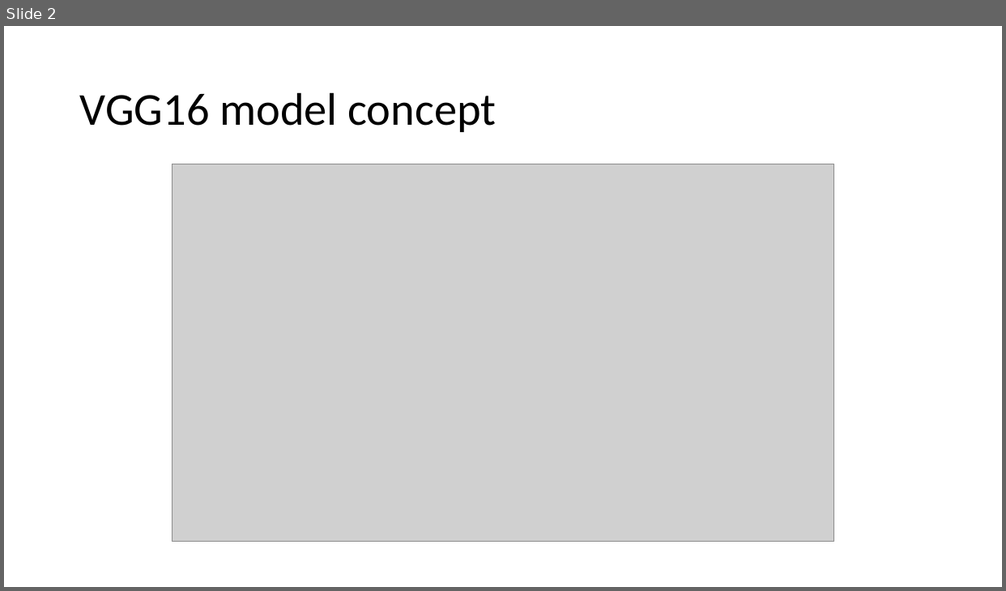
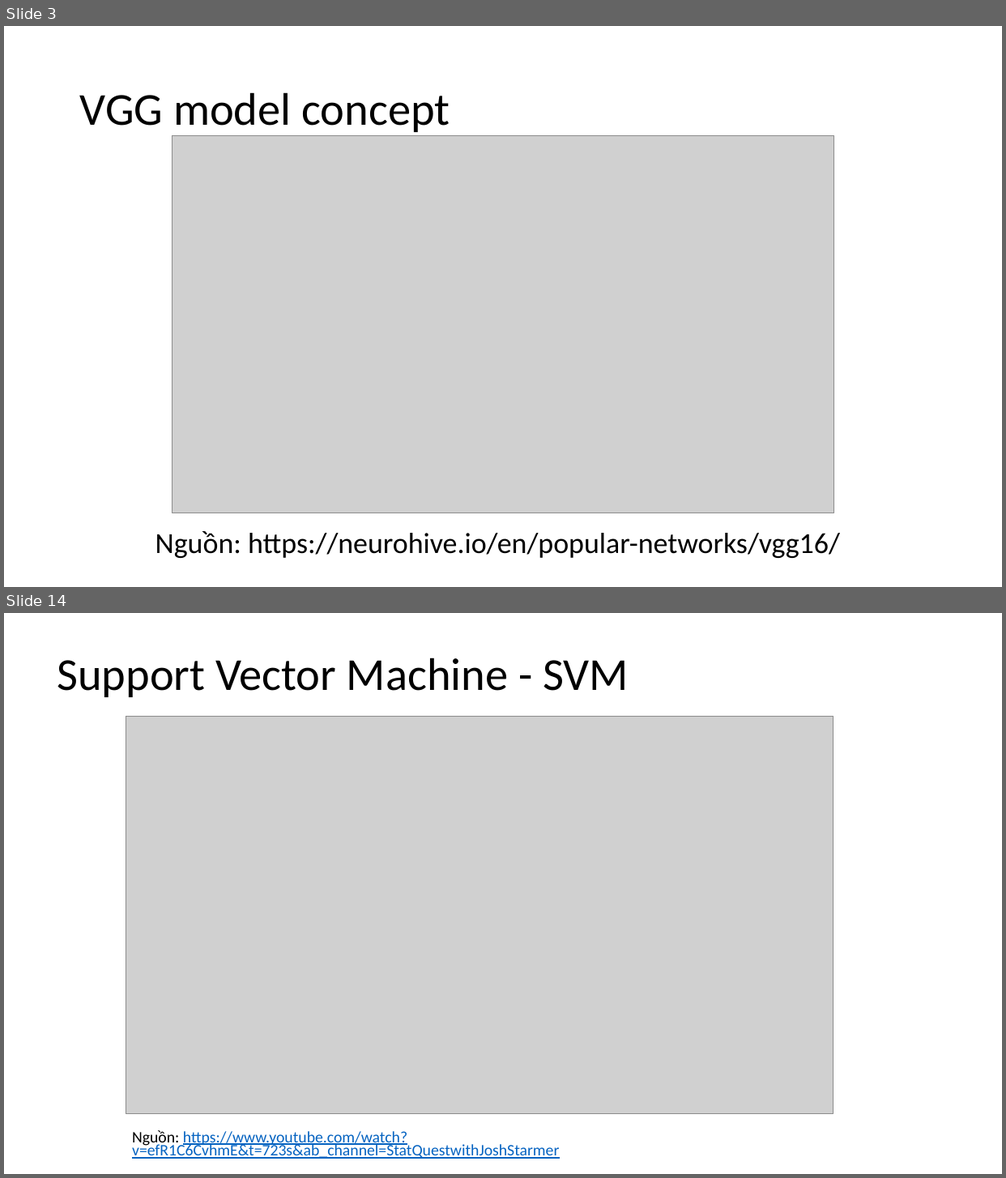
Before and after one commit to nguyenduyhanlam/Computer_vision, a slide deck: Face Recognition Algorithm Based on VGG Network Model.pptx. Shown one above the other, each under a label of ours: slide 2 before the commit, slides 3 and 14 after it; the slides between them are not shown. The pictures are 1006x591 and 1006x1178 pixels, drawn with LibreOffice and Linux fonts; fonts in the diff are those of the drawing; grey boxes stand for pictures. Boxes give left, top, right and bottom in pixels: in the first picture for what was removed or moved away, otherwise in the second. Text is boxed around its words. In the diff, an @@ line names an element or a change of style, - is before the commit and + after.

```diff
--- a/Face Recognition Algorithm Based on VGG Network Model.pptx
+++ b/Face Recognition Algorithm Based on VGG Network Model.pptx
@@ slide 14 added at bbox=[4, 613, 1002, 1174], background #FFFFFF @@
@@ title added at bbox=[57, 658, 629, 697], 44 pt, text #000000 @@
+Support Vector Machine - SVM
@@ picture added at bbox=[126, 717, 833, 1114] @@
@@ text added at bbox=[132, 1131, 559, 1159], 15.4 pt, text #0563C1, underline @@
+Nguồn: https://www.youtube.com/watch?v=efR1C6CvhmE&t=723s&ab_channel=StatQuestwithJoshStarmer
@@ what was slide 2 is now slide 3 @@
@@ slide 3 changed as well @@
@@ title at bbox=[80, 92, 450, 132]: text changed @@
-VGG16 model concept
+VGG model concept
@@ picture: place and size @@
-picture at bbox=[172, 165, 833, 542]
+picture at bbox=[172, 136, 833, 514]
@@ text added at bbox=[155, 531, 840, 558], 28 pt, text #000000 @@
+Nguồn: https://neurohive.io/en/popular-networks/vgg16/
```
Also in this commit, not shown: 11 other slides added, 1 other file.
